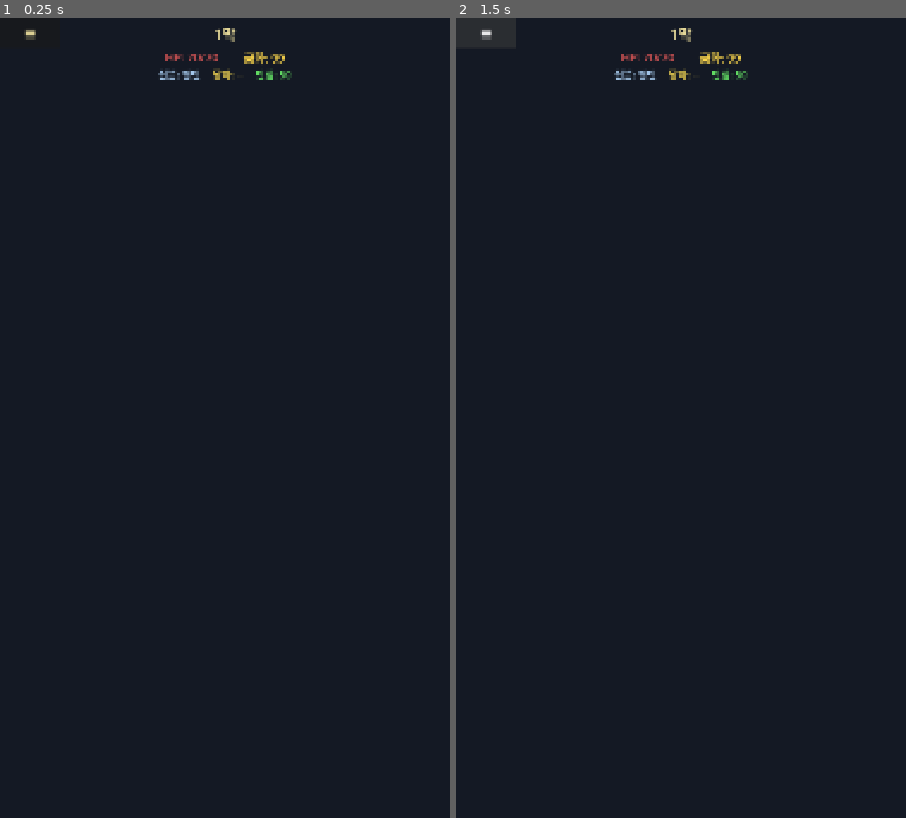
Above: before the commit, frames 1-2 (left to right).
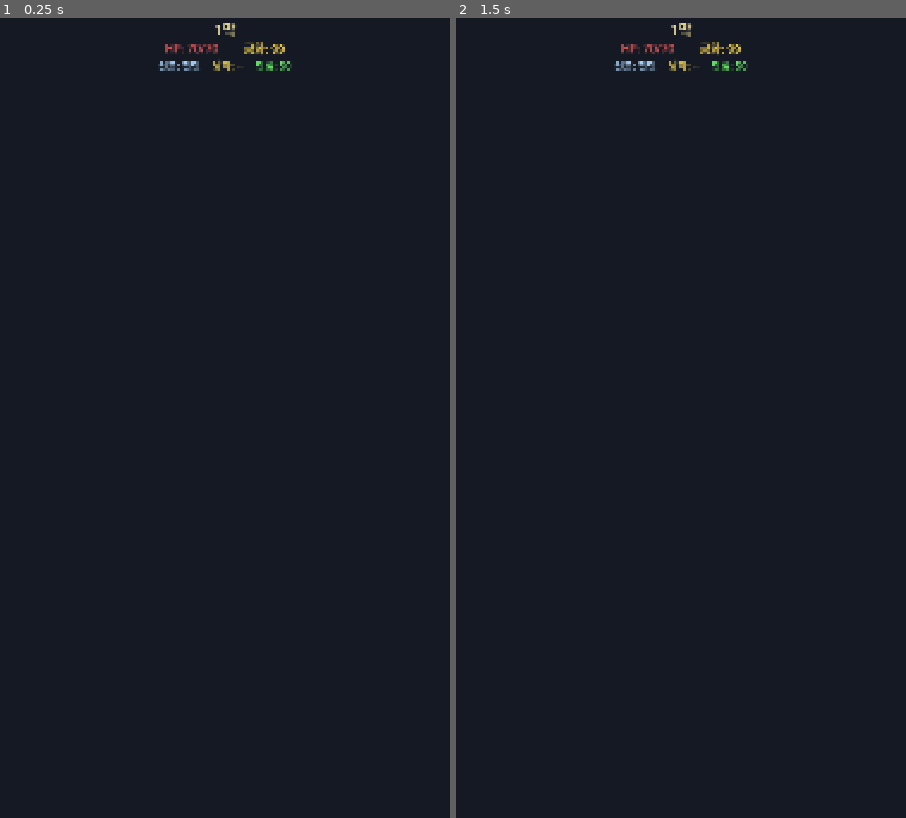
Above: after the commit, the same moments.

Repository: dongmin1213/Sijojeon
Game: Godot game, scene res://scenes/map/run_map.tscn
Same seed, same stepped clock (60 frames per second), same inputs: the game is played once before the commit and once after it. This scene is started directly instead of the project's main scene.
Inputs (mouse positions are in pixels of both pictures, inside the frame that each line leads up to):
- Up to frame 1 (0.25 s): no input
- Up to frame 2 (1.5 s): click (487, 34) at 0.5 s, where only the run before the commit has a clickable "≡"; click (487, 34) at 1.25 s, where only the run before the commit has a clickable "≡"

The runs differ from the first frame. In frame 1, 0.7% of the frame differs, in the area x 5-65%, y 0-8%; in frame 2, 0.7%.

Commit message:
fix: 지도 화면 햄버거 메뉴 버튼 및 팝업 제거
불필요한 메뉴 버튼(≡)과 메뉴 팝업(설정, 런 포기) 삭제.
TopRow의 Spacer 노드도 함께 제거.

Co-Authored-By: Paperclip <noreply@paperclip.ing>

Diff:
--- a/scenes/map/run_map.gd
+++ b/scenes/map/run_map.gd
@@ -48,7 +48,6 @@
 	3: Color(0.12, 0.04, 0.04),  # 경복궁 — 어두운 적색
 }
 
-@onready var menu_button: Button = $HUD/TopRow/MenuButton
 @onready var scroll_container: ScrollContainer = $ScrollContainer
 @onready var map_container: Control = $ScrollContainer/MapContainer
 @onready var node_layer: Control = $ScrollContainer/MapContainer/NodeLayer
@@ -71,7 +70,6 @@
 		push_warning("RunMap: run_data 또는 run_map이 없음")
 		return
 
-	menu_button.pressed.connect(_on_menu_pressed)
 	_build_map()
 	_update_hud()
 	_update_node_states()
@@ -388,42 +386,3 @@
 			GameManager.change_state(GameManager.GameState.EVENT)
 		MapData.NodeType.GWAGEO:
 			GameManager.change_state(GameManager.GameState.GWAGEO)
-
-
-func _on_menu_pressed() -> void:
-	# 메뉴 팝업 표시
-	var dialog := AcceptDialog.new()
-	dialog.title = "메뉴"
-	dialog.dialog_text = ""
-	dialog.ok_button_text = "닫기"
-
-	var vbox := VBoxContainer.new()
-	vbox.custom_minimum_size = Vector2(300, 0)
-	vbox.add_theme_constant_override("separation", 12)
-
-	# 설정 버튼
-	var settings_btn := Button.new()
-	settings_btn.text = "설정"
-	settings_btn.custom_minimum_size = Vector2(0, 72)
-	settings_btn.add_theme_font_size_override("font_size", 24)
-	settings_btn.pressed.connect(func():
-		dialog.queue_free()
-		GameManager.change_state(GameManager.GameState.SETTINGS)
-	)
-	vbox.add_child(settings_btn)
-
-	# 런 포기 버튼
-	var abandon_btn := Button.new()
-	abandon_btn.text = "런 포기"
-	abandon_btn.custom_minimum_size = Vector2(0, 72)
-	abandon_btn.add_theme_font_size_override("font_size", 24)
-	abandon_btn.add_theme_color_override("font_color", Color(0.9, 0.3, 0.3))
-	abandon_btn.pressed.connect(func():
-		dialog.queue_free()
-		GameManager.end_run(false)
-	)
-	vbox.add_child(abandon_btn)
-
-	dialog.add_child(vbox)
-	add_child(dialog)
-	dialog.popup_centered()
--- a/scenes/map/run_map.tscn
+++ b/scenes/map/run_map.tscn
@@ -35,13 +35,6 @@
 layout_mode = 2
 alignment = 1
 
-[node name="MenuButton" type="Button" parent="HUD/TopRow"]
-layout_mode = 2
-custom_minimum_size = Vector2(144, 72)
-text = "≡"
-theme_override_font_sizes/font_size = 36
-theme_override_colors/font_color = Color(0.9, 0.85, 0.6, 1)
-
 [node name="ActLabel" type="Label" parent="HUD/TopRow"]
 layout_mode = 2
 size_flags_horizontal = 3
@@ -49,10 +42,6 @@
 horizontal_alignment = 1
 theme_override_font_sizes/font_size = 34
 theme_override_colors/font_color = Color(0.9, 0.85, 0.6, 1)
-
-[node name="Spacer" type="Control" parent="HUD/TopRow"]
-layout_mode = 2
-custom_minimum_size = Vector2(144, 0)
 
 [node name="HBoxContainer" type="HBoxContainer" parent="HUD"]
 layout_mode = 2
